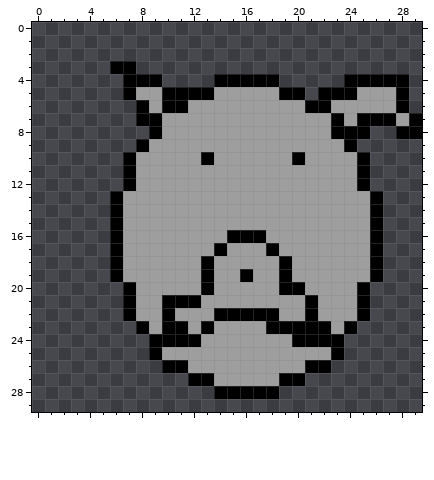
A pixel-art sprite gets an edit: Simona_estampa1.png. This is how it looked before the edit.
The file is 30x30 pixels.
After:
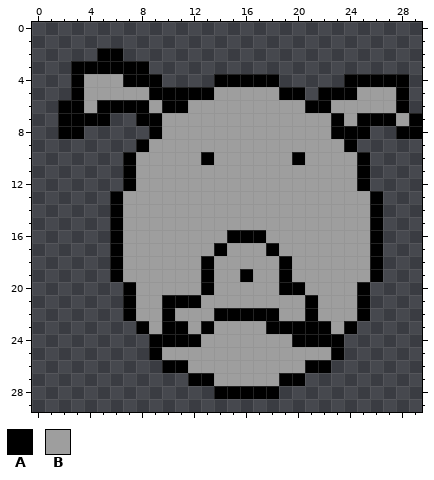
Palette (. is transparent): A #000000  B #9e9e9e
Edits made:
@@ x 0..11 @@
  1 ............
- 2 ............
- 3 ......AA....
- 4 .......AAA..
- 5 .......ABBAA
- 6 ........ABAA
- 7 ........AABB
- 8 .........ABB
+ 2 .....AA.....
+ 3 ...AAAAAA...
+ 4 ...ABBBAAA..
+ 5 ...ABBBBBAAA
+ 6 ..AABAAAABAA
+ 7 ..AAAA..AABB
+ 8 ..AA.....ABB
  9 ........ABBB
Pixel boxes of the changes (left, top, right, bottom) in both pictures:
changed: (58, 48, 162, 139)
